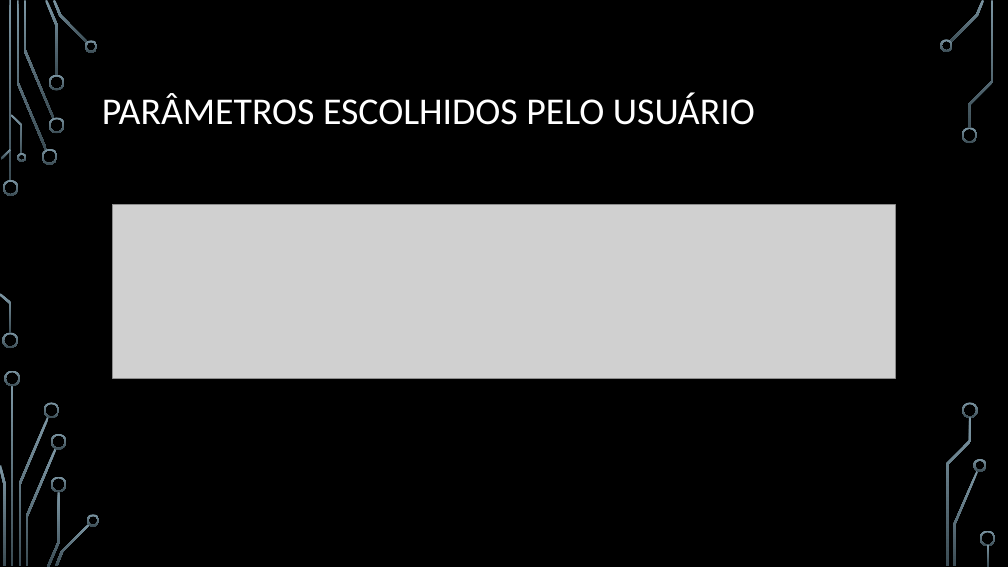
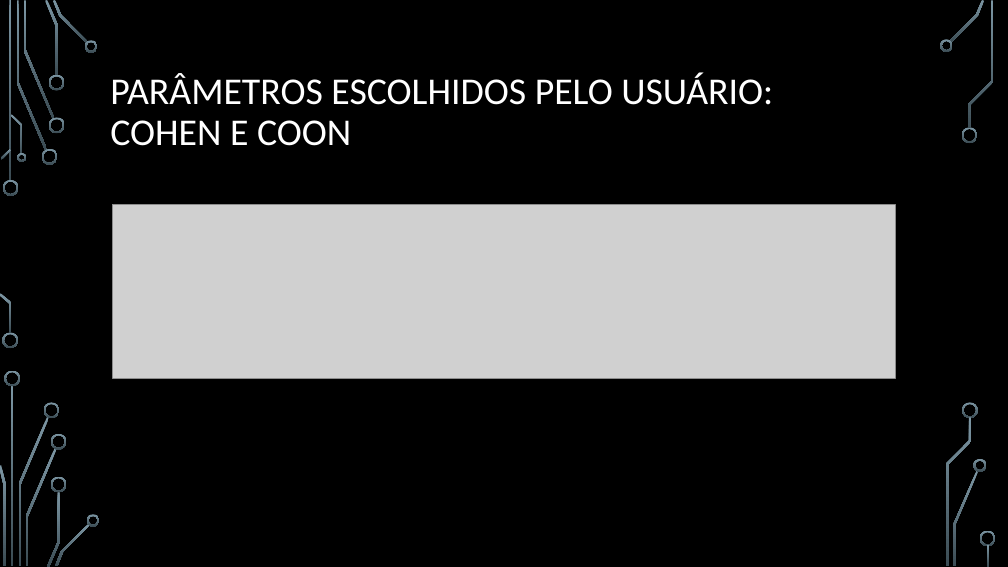
Before and after one commit to MathCarv/C213, a slide deck: slide 13 of documents/Trabalho de Sistemas Embarcados (C213).pptx (slide 11 before the commit). Drawn at 1008x567 pixels with LibreOffice and Linux fonts; fonts in the diff are those of the drawing; grey boxes stand for pictures; background and template pictures are left out. Boxes give left, top, right and bottom in pixels: in the first picture for what was removed or moved away, otherwise in the second. Text is boxed around its words. In the diff, an @@ line names an element or a change of style, - is before the commit and + after.

```diff
--- a/documents/Trabalho de Sistemas Embarcados (C213).pptx
+++ b/documents/Trabalho de Sistemas Embarcados (C213).pptx
@@ title at (x1=110, y1=73, x2=773, y2=146): text changed @@
-PARÂMETROS ESCOLHIDOS PELO USUÁRIO
+PARÂMETROS ESCOLHIDOS PELO USUÁRIO: COHEN E COON
```
Also in this commit, not shown: 1 other slide changed, 2 slides added, 5 other files.
